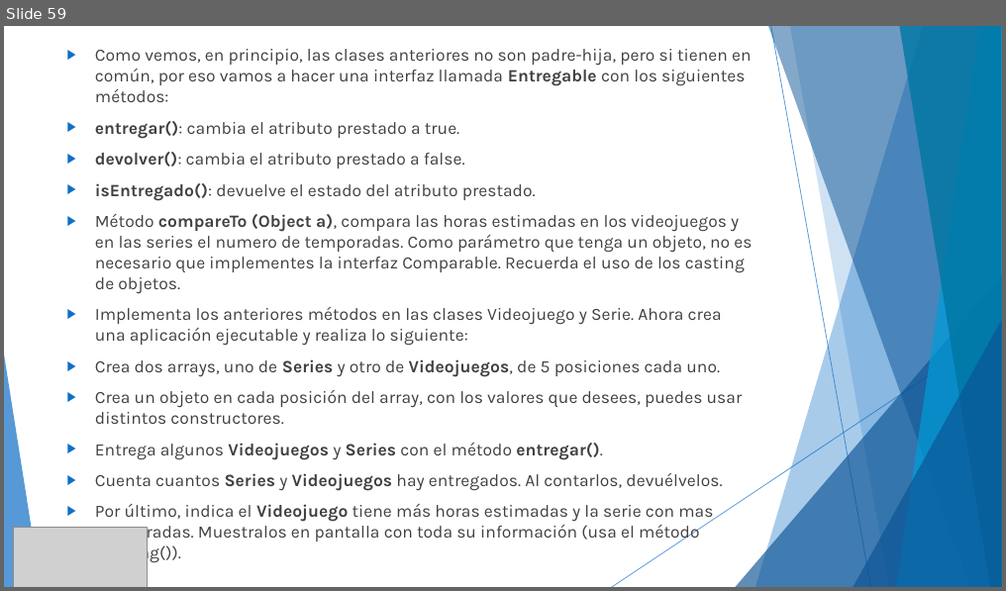
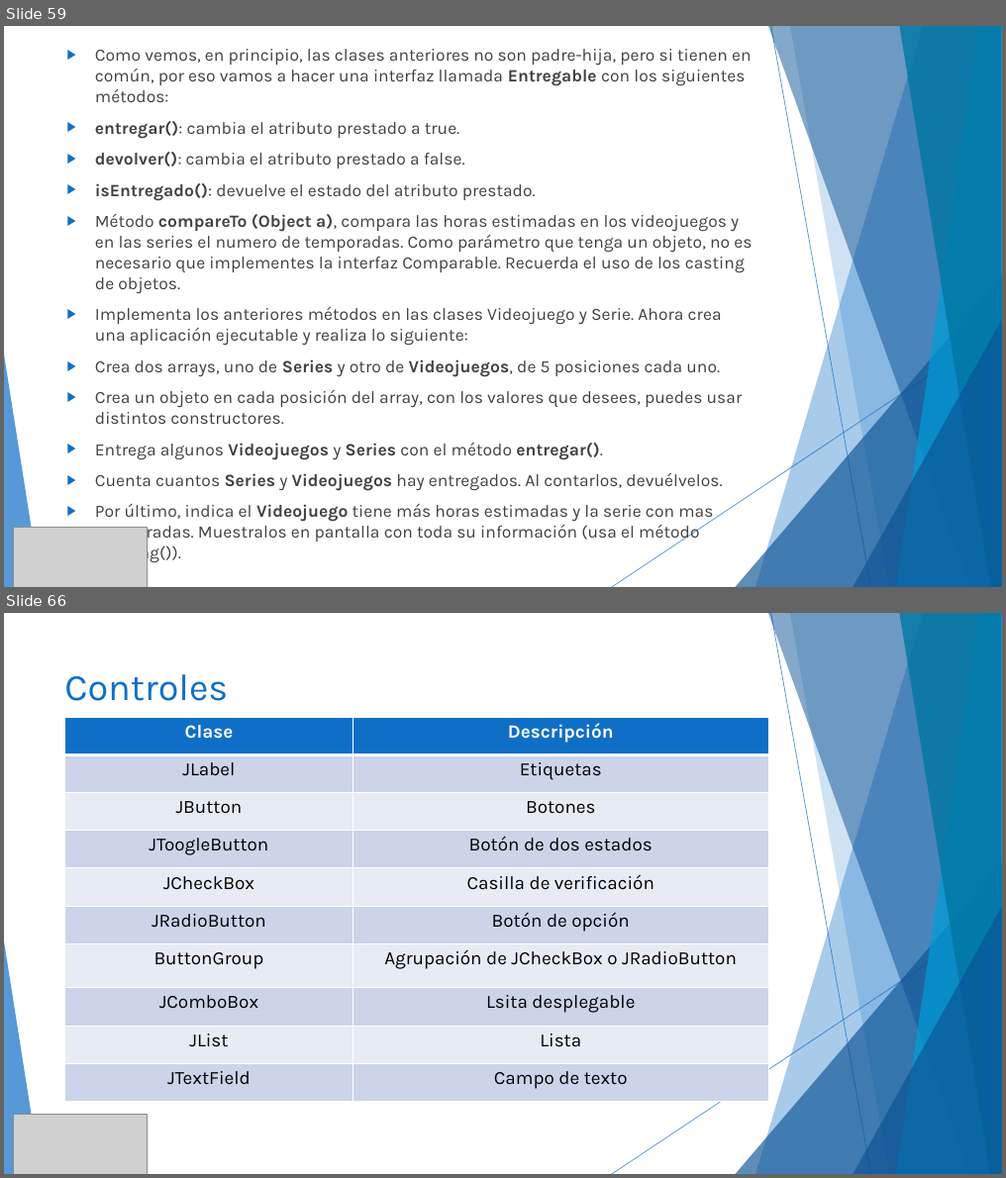
Before and after one commit to MChuil/Java, a slide deck: JAVA.pptx. Shown one above the other, each under a label of ours: slide 59 before the commit, slides 59 and 66 after it; the slides between them are not shown. The pictures are 1006x591 and 1006x1178 pixels, drawn with LibreOffice and Linux fonts; fonts in the diff are those of the drawing; grey boxes stand for pictures. Boxes give left, top, right and bottom in pixels: in the first picture for what was removed or moved away, otherwise in the second. Text is boxed around its words. In the diff, an @@ line names an element or a change of style, - is before the commit and + after.

```diff
--- a/JAVA.pptx
+++ b/JAVA.pptx
@@ slide 66 added at (4, 613, 1002, 1174), background #FFFFFF; not listed: 10 template elements that a slide beside it also shows @@
@@ title added at (64, 674, 228, 701), 36 pt, text #0F6FC6 @@
+Controles
@@ table added at (64, 717, 768, 1102), 10 rows, 2 columns @@
+Clase | Descripción
+JLabel | Etiquetas
+JButton | Botones
+JToogleButton | Botón de dos estados
+JCheckBox | Casilla de verificación
+JRadioButton | Botón de opción
+ButtonGroup | Agrupación de JCheckBox o JRadioButton
+JComboBox | Lsita desplegable
+JList | Lista
+JTextField | Campo de texto
@@ picture added at (14, 1115, 147, 1174) @@
```
Also in this commit, not shown: 2 slides changed, 11 other slides added, 1 slide removed, 22 other files.
